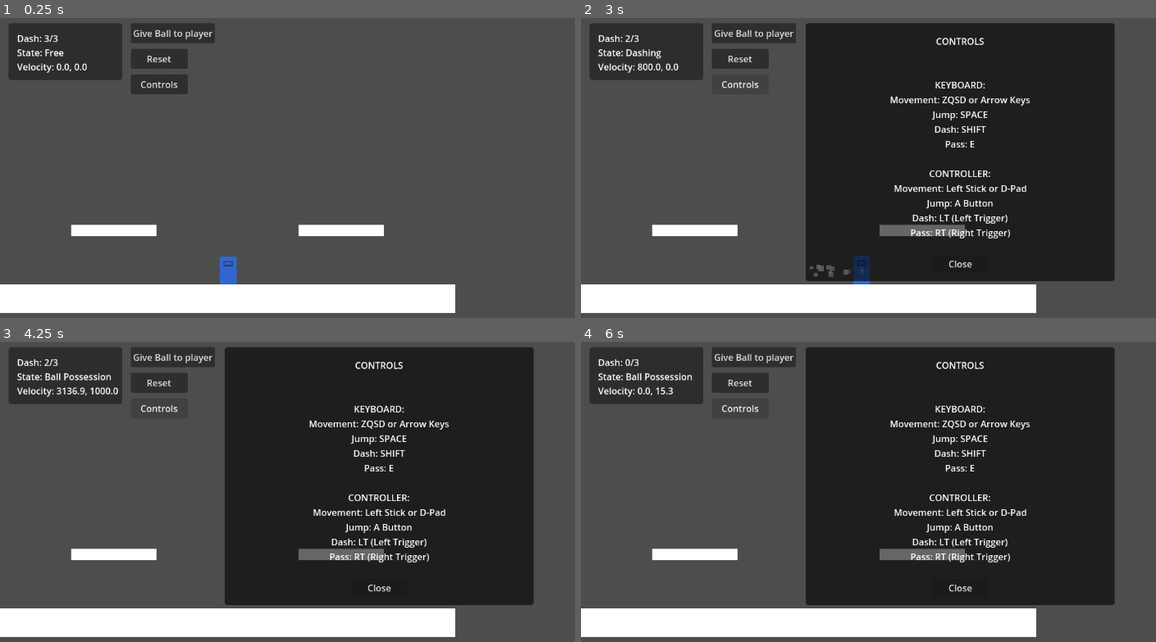
Above: before the commit, frames 1-4 (two rows, left to right).
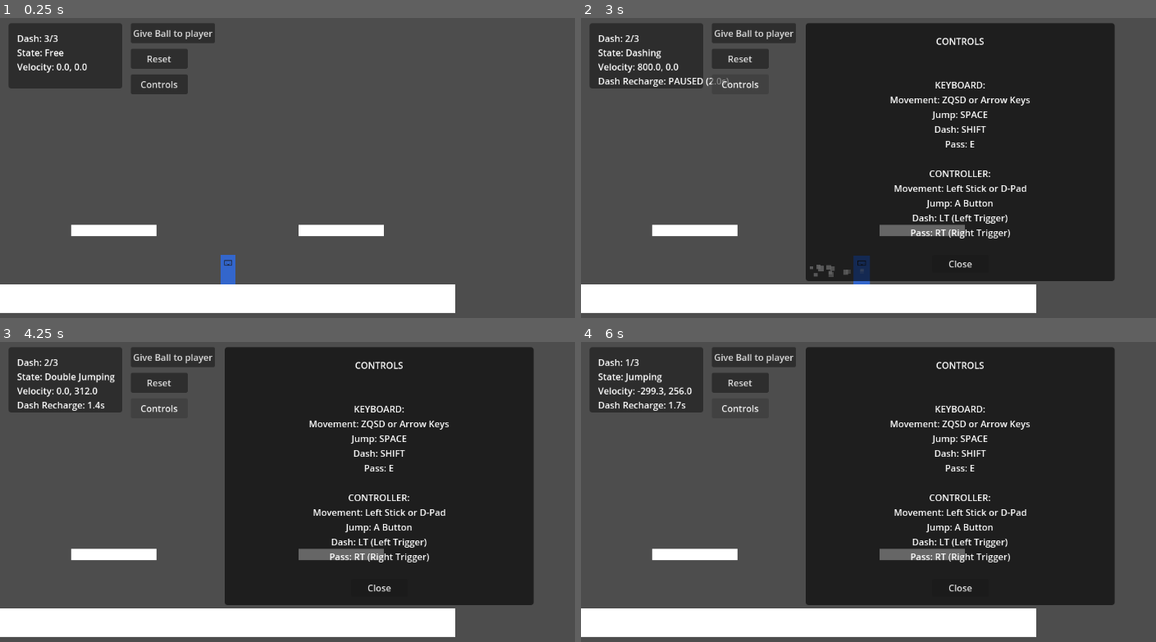
Above: after the commit, the same moments.

Repository: SinelVinesh/pixel-dunk
Game: Godot game, scene res://scenes/test/PlayerTest.tscn
The game is run twice, just before and just after one commit, with the same random seed, the same clock (stepped at 60 frames per second) and the same inputs.
Inputs:
- Up to frame 1 (0.25 s): no input
- Up to frame 2 (3 s): click "Reset" at 0.5 s; click "Give Ball to player" at 1.25 s; click "Controls" at 2 s; tap Enter at 2.75 s; hold D (move_right) from 2.78 s (still down); tap Shift (dash) at 2.85 s
- Up to frame 3 (4.25 s): tap Space (jump) at 3.02, 3.32, 3.77, 3.8, 4.07 s; tap E (pass) at 3.05, 3.6 s; release D (move_right) at 3.53 s; hold S (move_down) from 3.53 s (still down)
- Up to frame 4 (6 s): tap Space (jump) at 4.25, 4.35, 5.27, 5.57 s; release S (move_down) at 4.28 s; hold D (move_right) 4.28-5.03 s; tap Shift (dash) at 4.55, 5.1 s; tap Enter at 5 s; hold Z (move_up) 5.03-5.78 s; tap E (pass) at 5.3, 5.85 s; hold Q (move_left) from 5.78 s (still down)

The runs differ from the first frame. In frame 1, 0.6% of the frame differs, in the area x 1-42%, y 20-89%; in frame 2, 0.6%; in frame 3, 0.9%, in the area x 1-22%, y 10-24%; in frame 4, 0.9%.

Commit message:
✨ dash system with recharge

Diff:
--- a/entities/player/Player.gd
+++ b/entities/player/Player.gd
@@ -15,18 +15,20 @@
 @export var jump_force: float = 600.0
 ## Gravity force applied each frame when in air
 @export var gravity: float = 30.0
-## Maximum downward velocity to prevent excessive falling speed
+## Multiplier for gravity when rising, makes ascent faster or slower (1.0 = normal, lower = higher jumps)
+@export_range(0.5, 1.0, 0.05) var rise_gravity_multiplier: float = 0.8
+## Multiplier for gravity when falling, makes descent faster than ascent (1.0 = same speed, higher = fall faster)
+@export_range(1.0, 3.0, 0.1) var fall_gravity_multiplier: float = 1.6
+## Maximum downward velocity to prevent excessive falling speed (in pixels per second) | lower = faster fall (0 = no limit)
 @export var max_fall_speed: float = 1000.0
-## Time in seconds player can still jump after leaving a platform (coyote time)
+## Time in seconds player can still jump after leaving a platform
 @export_range(0.0, 0.3, 0.01) var coyote_time: float = 0.1
 
 @export_group("Double Jump")
 ## Whether double jumping is enabled for this player
 @export var double_jump_enabled: bool = true
-
 ## Force multiplier for double jump (relative to regular jump)
 @export_range(0.1, 1.5, 0.05) var double_jump_force_multiplier: float = 0.8
-
 ## Air control multiplier during double jump (lower = less control)
 @export_range(0.1, 1.0, 0.05) var double_jump_control_multiplier: float = 0.7
 
@@ -37,6 +39,8 @@
 @export var dash_duration: float = 0.2
 ## Maximum number of dashes before needing to recharge
 @export var max_dash_count: int = 3
+## Time in seconds to recharge one dash
+@export var dash_recharge_time: float = 2.0
 
 @export_group("Game")
 ## Maximum distance for passing the ball to teammates
@@ -52,7 +56,7 @@
 	JUMPING,         # In the air after jumping (first jump)
 	DOUBLE_JUMPING   # In the air after a second jump
 }
-var current_state: int = PlayerState.FREE  # Current state of the player
+var current_state: int = PlayerState.JUMPING  # Current state of the player
 
 # Player status variables
 var has_ball: bool = false         # Whether the player is holding the ball
@@ -98,6 +102,9 @@
 
 	# Reset the dash count to maximum
 	reset_dash_count()
+
+	# Configure dash cooldown timer
+	dash_cooldown_timer.wait_time = dash_recharge_time
 
 	# Initialize ground tracking
 	was_on_ground = false
@@ -129,6 +136,9 @@
 		PlayerState.DOUBLE_JUMPING:
 			handle_double_jump(delta)
 
+	# Manage dash cooldown timer - pause when having the ball
+	manage_dash_cooldown()
+
 	# Apply movement and handle collisions
 	move_and_slide()
 
@@ -184,6 +194,18 @@
 	jump_pressed = Input.is_action_just_pressed("jump")
 	pass_pressed = Input.is_action_just_pressed("pass")
 
+# Apply gravity consistently based on vertical velocity
+func apply_gravity() -> void:
+	if velocity.y > 0:
+		# Falling - apply higher gravity
+		velocity.y += gravity * fall_gravity_multiplier
+	else:
+		# Rising - apply normal or reduced gravity based on rise_gravity_multiplier
+		velocity.y += gravity * rise_gravity_multiplier
+
+	# Clamp to maximum fall speed
+	velocity.y = min(velocity.y, max_fall_speed)
+
 # Handle movement when in the FREE state (not holding ball)
 func handle_free_movement(delta: float) -> void:
 	# Apply movement with acceleration if input is detected
@@ -191,9 +213,8 @@
 		# For horizontal movement
 		velocity.x = lerp(velocity.x, move_direction.x * move_speed, acceleration * delta)
 
-		# Only apply vertical movement component in air (important for wall jumps, etc)
-		if !on_ground:
-			velocity.y = lerp(velocity.y, move_direction.y * move_speed, acceleration * delta * 0.5)
+		# Remove ability to control vertical movement in the air
+		# This prevents "flying" in FREE state
 	else:
 		# Apply friction when not moving to slow down
 		velocity.x = velocity.x * friction
@@ -203,8 +224,7 @@
 
 	# Apply gravity when in the air
 	if !on_ground:
-		velocity.y += gravity
-		velocity.y = min(velocity.y, max_fall_speed)
+		apply_gravity()
 
 	# Handle jumping (regular or coyote)
 	if jump_pressed:
@@ -245,8 +265,7 @@
 
 	# Apply gravity when in the air
 	if !on_ground:
-		velocity.y += gravity
-		velocity.y = min(velocity.y, max_fall_speed)
+		apply_gravity()
 
 	# Handle dashing if player has dash charges available
 	if dash_pressed and dash_count > 0:
@@ -288,8 +307,7 @@
 		velocity.x = velocity.x * (friction + 0.05)
 
 	# Apply gravity
-	velocity.y += gravity
-	velocity.y = min(velocity.y, max_fall_speed)
+	apply_gravity()
 
 	# Handle double jump if available
 	if jump_pressed and can_double_jump and double_jump_enabled:
@@ -315,8 +333,7 @@
 		velocity.x = velocity.x * (friction + 0.05)
 
 	# Apply gravity
-	velocity.y += gravity
-	velocity.y = min(velocity.y, max_fall_speed)
+	apply_gravity()
 
 	# Handle dash in air
 	if dash_pressed and dash_count > 0:
@@ -340,6 +357,11 @@
 	in_dash = true  # Flag as currently dashing
 	current_state = PlayerState.DASHING  # Change to dashing state
 
+	# Start recharging if this is the first dash used
+	if dash_count == max_dash_count - 1:
+		dash_cooldown_timer.start()
+		###! PS: Dash cooldown timer pause state is already managed in manage_dash_cooldown() - Abdoul
+
 	# Visual and audio feedback
 	dash_particles.emitting = true  # Start particle effect
 	dash_sound.play()  # Play sound effect
@@ -353,47 +375,47 @@
 	dash_count = max_dash_count
 	emit_signal("dash_recharged", self)
 
-# Handle picking up the ball
+# TODO Volahary - Handle picking up the ball
 func pick_up_ball(ball) -> void:
 	has_ball = true
 	current_state = PlayerState.BALL_POSSESSION
+	###! PS: Dash cooldown timer pause state is already managed in manage_dash_cooldown() - Abdoul
+
 	# Note: Logic to attach ball to the player would go here
 	# ball.player_picked_up(self)
 
-# Pass the ball to a teammate
+# TODO Volahary - Pass the ball to a teammate
 func pass_ball() -> void:
 	if not has_ball:
 		return
 
 	# Find nearest teammate
 	var teammate = find_nearest_teammate()
+	has_ball = false
+	current_state = PlayerState.JUMPING
+
+	###! PS: Dash cooldown timer pause state is already managed in manage_dash_cooldown() - Abdoul
+
+	# Play pass sound
+	pass_sound.play()
+
+	# Emit signal for the ball system to handle
 	if teammate:
-		# Change state back to free movement
-		has_ball = false
-		current_state = PlayerState.FREE
-
-		# Play pass sound
-		pass_sound.play()
-
-		# Reset dash count when passing
-		reset_dash_count()
-
-		# Emit signal for the ball system to handle
 		emit_signal("ball_passed", self, teammate.global_position, teammate)
 
-# Check for ball in pickup range
+# TODO Volahary - Check for ball in pickup range
 func check_for_ball():
 	# This would be implemented with area detection
 	# For now, return null as placeholder
 	return null
 
-# Find the nearest teammate for passing
+# TODO Abdoul - Find the nearest teammate for passing
 func find_nearest_teammate():
 	# This would find the nearest teammate player
 	# For now, return null as placeholder
 	return null
 
-# Find the position of the opponent's basket
+# TODO Steeven - Find the position of the opponent's basket
 func find_basket_position():
 	# This would find the opponent's basket position
 	# For now, return a placeholder position
@@ -421,6 +443,21 @@
 	var speed_factor = clamp(velocity.length() / move_speed, 0.5, 2.0)
 	animation_player.speed_scale = speed_factor
 
+# Manage the dash cooldown timer based on ball possession
+func manage_dash_cooldown() -> void:
+	# Start the timer if it's not running and we need to recharge
+	if dash_count < max_dash_count and current_state != PlayerState.BALL_POSSESSION and !dash_cooldown_timer.is_paused() and !dash_cooldown_timer.time_left > 0:
+		dash_cooldown_timer.start()
+
+	# If player has ball, pause the timer
+	if has_ball:
+		if !dash_cooldown_timer.is_paused() and dash_cooldown_timer.time_left > 0:
+			dash_cooldown_timer.set_paused(true)
+	else:
+		# If player doesn't have ball, unpause the timer
+		if dash_cooldown_timer.is_paused():
+			dash_cooldown_timer.set_paused(false)
+
 # Called when the dash cooldown timer completes
 func _on_dash_cooldown_timer_timeout() -> void:
 	if dash_count < max_dash_count:
--- a/entities/player/PlayerTest.gd
+++ b/entities/player/PlayerTest.gd
@@ -6,6 +6,7 @@
 @onready var dash_counter_label = $UI/DashCounterLabel
 @onready var state_label = $UI/StateLabel
 @onready var velocity_label = $UI/VelocityLabel
+@onready var dash_recharge_label = $UI/DashRechargeLabel
 @onready var input_setup = $InputSetup
 
 func _ready():
@@ -42,6 +43,36 @@
 	# Update velocity
 	velocity_label.text = "Velocity: %.1f, %.1f" % [player.velocity.x, player.velocity.y]
 
+	# Update dash recharge text
+	update_dash_recharge_ui()
+
+# Update the dash recharge UI (text label only)
+func update_dash_recharge_ui():
+	# Get timer info
+	var timer = player.dash_cooldown_timer
+	var time_left = timer.time_left
+	var is_paused = timer.is_paused()
+
+	# Only show recharge if player is missing dashes
+	if player.dash_count < player.max_dash_count:
+		dash_recharge_label.visible = true
+
+		if time_left > 0:
+			# Format time remaining (1 decimal place)
+			var time_text = "%.1fs" % time_left
+
+			# Update label
+			if is_paused:
+				dash_recharge_label.text = "Dash Recharge: PAUSED (%s)" % time_text
+			else:
+				dash_recharge_label.text = "Dash Recharge: %s" % time_text
+		else:
+			# If timer isn't running but should be (waiting to start)
+			dash_recharge_label.text = "Dash Recharge: Waiting..."
+	else:
+		# Hide elements if player has full dash count
+		dash_recharge_label.visible = false
+
 func _on_player_dash_used(_player):
 	# Visual feedback when dash is used (could add screen shake, etc.)
 	pass
@@ -62,7 +93,7 @@
 	# Reset player position and state
 	player.position = Vector2(400, 300)
 	player.velocity = Vector2.ZERO
-	player.current_state = player.PlayerState.FREE
+	player.current_state = player.PlayerState.JUMPING
 	player.has_ball = false
 	player.reset_dash_count()
 
--- a/scenes/test/PlayerTest.tscn
+++ b/scenes/test/PlayerTest.tscn
@@ -29,6 +29,7 @@
 
 [node name="Player" parent="." instance=ExtResource("1_l1x32")]
 position = Vector2(401, 433)
+coyote_time = 0.09
 
 [node name="Ground" type="StaticBody2D" parent="."]
 position = Vector2(400, 500)
@@ -80,7 +81,7 @@
 offset_left = 15.0
 offset_top = 15.0
 offset_right = 215.0
-offset_bottom = 115.0
+offset_bottom = 130.0
 theme_override_styles/panel = SubResource("StyleBoxFlat_63b52")
 
 [node name="DashCounterLabel" type="Label" parent="UI"]
@@ -103,6 +104,13 @@
 offset_right = 200.0
 offset_bottom = 106.0
 text = "Velocity: 0.0, 0.0"
+
+[node name="DashRechargeLabel" type="Label" parent="UI"]
+offset_left = 30.0
+offset_top = 105.0
+offset_right = 200.0
+offset_bottom = 131.0
+text = "Dash Recharge:"
 
 [node name="GiveBallButton" type="Button" parent="UI" groups=["buttons"]]
 offset_left = 230.0
